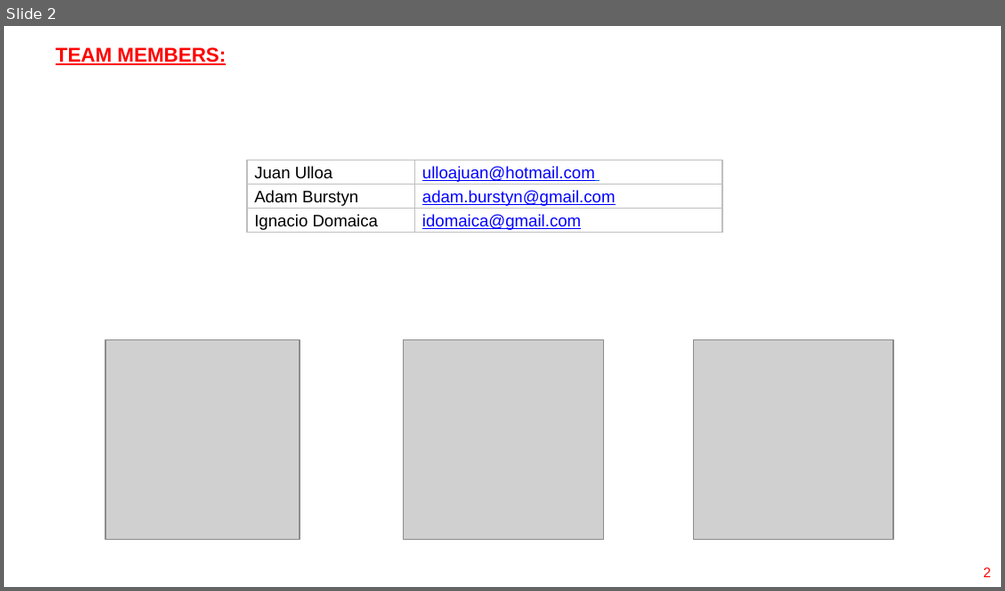
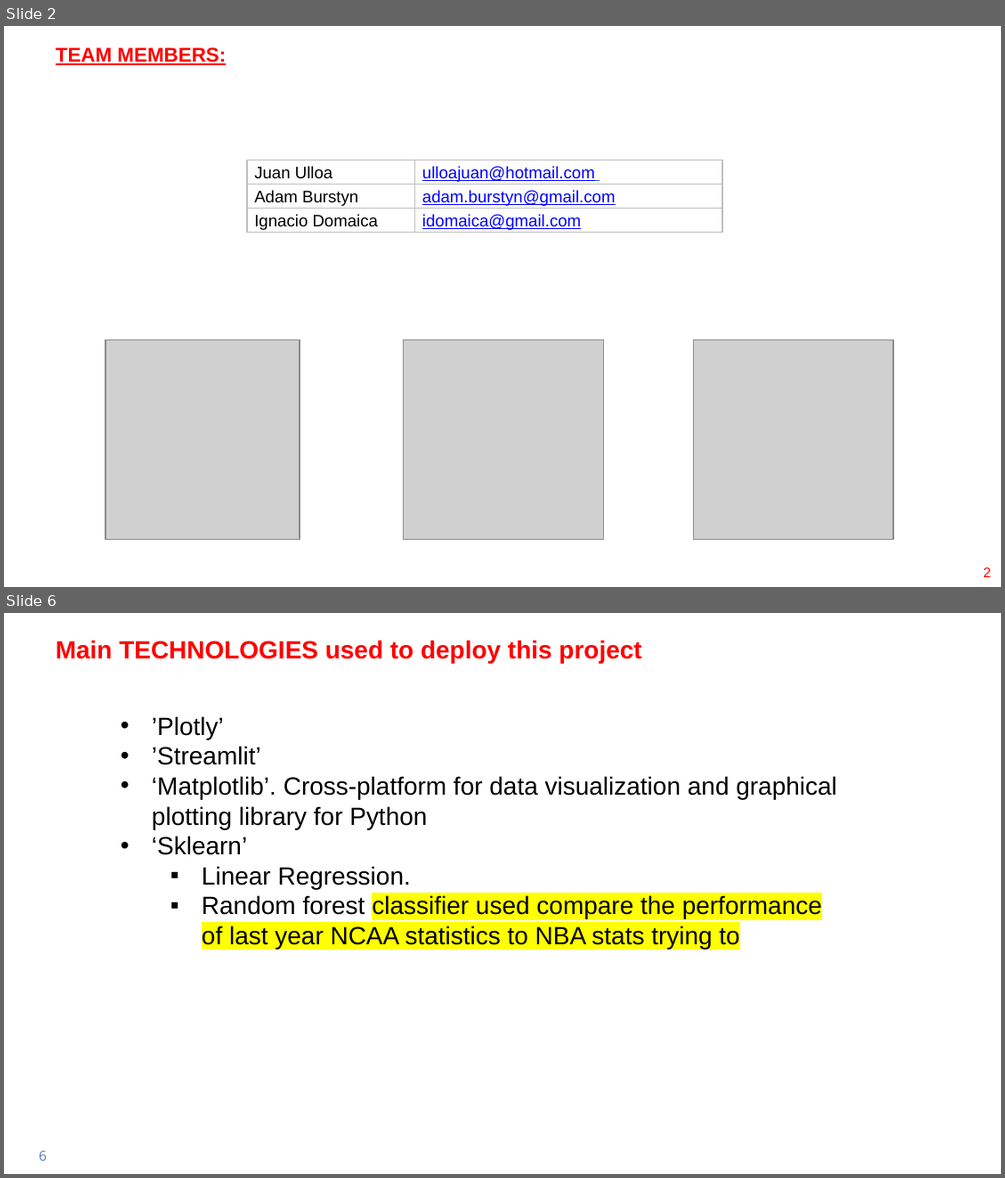
Before and after one commit to aburstyn9068/final_project, a slide deck: ppt/Final Project Group 1 v1.pptx. Shown one above the other, each under a label of ours: slide 2 before the commit, slides 2 and 6 after it; the slides between them are not shown. The pictures are 1005x591 and 1005x1178 pixels, drawn with LibreOffice and Linux fonts; fonts in the diff are those of the drawing; grey boxes stand for pictures. Boxes give left, top, right and bottom in pixels: in the first picture for what was removed or moved away, otherwise in the second. Text is boxed around its words. In the diff, an @@ line names an element or a change of style, - is before the commit and + after.

```diff
--- a/ppt/Final Project Group 1 v1.pptx
+++ b/ppt/Final Project Group 1 v1.pptx
@@ slide 6 added at (4,613,1001,1174), background #FFFFFF @@
@@ title added at (56,640,641,663), 18 pt, text #FF0000, bold @@
+Main TECHNOLOGIES used to deploy this project
@@ text added at (152,716,837,949), 18 pt, text #000000 @@
+• ’Plotly’
+• ’Streamlit’
+• ‘Matplotlib’. Cross-platform for data visualization and graphical plotting library for Python
+• ‘Sklearn’
+  ▪ Linear Regression.
+  ▪ Random forest classifier used compare the performance of last year NCAA statistics to NBA stats trying to
@@ page number added at (39,1150,47,1160), 10 pt, text #4F81BD @@
+6
```
Also in this commit, not shown: 3 slides changed, 19 other slides added, 9 other files.
